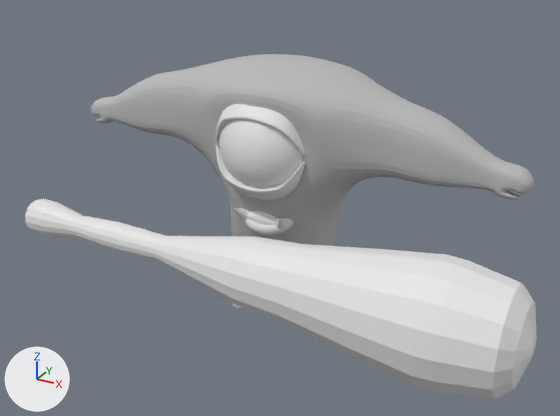
An edit to the Blender file First3D/Assets/model/bigeyewithAUTOWeight.blend, drawn before and after from the same camera.
The view is the same before and after, from a 50 mm camera at (3.69, -6.62, 4.69) aimed at (0.39, -0.61, 1.69). The axes (+X, +Y, +Z) are drawn at lower left. The lights are the same throughout.

Script lines for the objects in view, before the commit:
```python
mat_material = diffuse_material('Material')
mat_material.base_color = (0.5, 0.5, 0.5)  # grey #bcbcbc
me_cube = bpy.data.meshes.new('Cube')
me_cube.from_pydata(...)  # 953 vertices, 991 faces; spans x -2.59..2.59, y -0.68..0.77, z -1.91..1.02
# faces by material slot: [364, 627]
me_cube.materials.append(mat_material)  # grey #bcbcbc
me_cube.materials.append(None)
me_cube_001 = bpy.data.meshes.new('Cube.001')
me_cube_001.from_pydata(...)  # 73 vertices, 70 faces; spans x -0.54..0.51, y -0.73..0.01, z -0.98..0.75
me_cube_001.materials.append(None)
me_cube_004 = bpy.data.meshes.new('Cube.004')
me_cube_004.from_pydata(...)  # 73 vertices, 70 faces; spans x -0.54..0.51, y -0.73..0.01, z -0.98..0.75
me_cube_004.materials.append(None)
me_sphere = bpy.data.meshes.new('Sphere')
me_sphere.from_pydata(...)  # 290 vertices, 288 faces; spans x -0.57..0.57, y -0.57..0.57, z -1.95..3.39
me_sphere.materials.append(None)
ob_cube = bpy.data.objects.new('Cube', me_cube)
ob_cube.location = (0.0, 0.069, 1.908)
_m = ob_cube.modifiers.new('Subsurf', 'SUBSURF')
_m.levels = 0
ob_eyelid = bpy.data.objects.new('eyelid', me_cube_001)
ob_eyelid.location = (0.0, 0.217, 1.908)
_m = ob_eyelid.modifiers.new('Subsurf', 'SUBSURF')
_m.levels = 0
ob_eyelid_003 = bpy.data.objects.new('eyelid.003', me_cube_004)
ob_eyelid_003.location = (-0.032, 0.217, 2.335)
ob_eyelid_003.rotation_euler = (0.0, -3.142, 0.0)  # degrees (0, -180, 0)
_m = ob_eyelid_003.modifiers.new('Subsurf', 'SUBSURF')
_m.levels = 0
ob_sphere = bpy.data.objects.new('Sphere', me_sphere)
ob_sphere.location = (0.003, -1.721, 1.602)
ob_sphere.rotation_euler = (0.0, 1.571, 0.0)  # degrees (0, 90, 0)
ob_sphere.scale = (0.893, 0.893, 0.893)
```
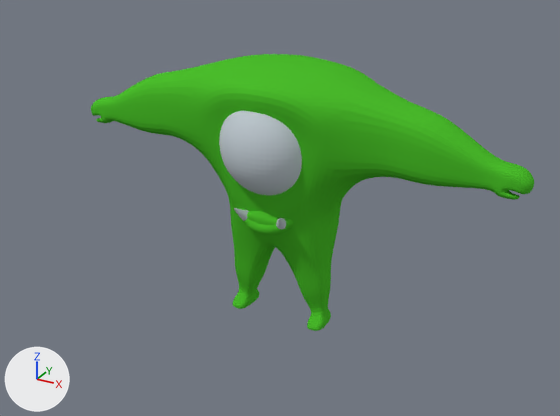
What differs and where, as boxes (x1, y1, x2, y2) in the pictures (560 x 416 px):
'Cube', surface changed (grey to green)
    both: (91, 54, 534, 331)
'Sphere', hidden
    before: (25, 199, 537, 399)
'eyelid', hidden
    before: (215, 104, 305, 155)
'eyelid.003', hidden
    before: (216, 145, 305, 200)

The change, as a diff of the scene's bpy script:
```diff
--- a/First3D/Assets/model/bigeyewithAUTOWeight.blend.py
+++ b/First3D/Assets/model/bigeyewithAUTOWeight.blend.py
@@ img_bigeyetex_png @@
+img_bigeyetex_png = load_image('bigeyeTex.png', '_unpacked/bigeyeTex.png', 1024, 1024, 'sRGB')
@@ mat_material @@
 mat_material = diffuse_material('Material')
-mat_material.base_color = (0.5, 0.5, 0.5)  # grey #bcbcbc
+mat_material.texture = img_bigeyetex_png
@@ ob_eyelid_003 @@
 ob_eyelid_003 = bpy.data.objects.new('eyelid.003', me_cube_004)
-ob_eyelid_003.location = (-0.032, 0.217, 2.335)
-ob_eyelid_003.rotation_euler = (0.0, -3.142, 0.0)  # degrees (0, -180, 0)
+ob_eyelid_003.location = (0.0, 0.0, 0.0)
 _m = ob_eyelid_003.modifiers.new('Subsurf', 'SUBSURF')
 _m.levels = 0
+ob_eyelid_003.hide_viewport = True
@@ ob_eyelid @@
 ob_eyelid = bpy.data.objects.new('eyelid', me_cube_001)
-ob_eyelid.location = (0.0, 0.217, 1.908)
+ob_eyelid.location = (0.0, 0.0, 0.0)
 _m = ob_eyelid.modifiers.new('Subsurf', 'SUBSURF')
 _m.levels = 0
+ob_eyelid.hide_viewport = True
@@ ob_sphere @@
 ob_sphere = bpy.data.objects.new('Sphere', me_sphere)
-ob_sphere.location = (0.003, -1.721, 1.602)
-ob_sphere.rotation_euler = (0.0, 1.571, 0.0)  # degrees (0, 90, 0)
-ob_sphere.scale = (0.893, 0.893, 0.893)
+ob_sphere.location = (0.0, 0.0, 0.0)
+ob_sphere.hide_viewport = True
```
